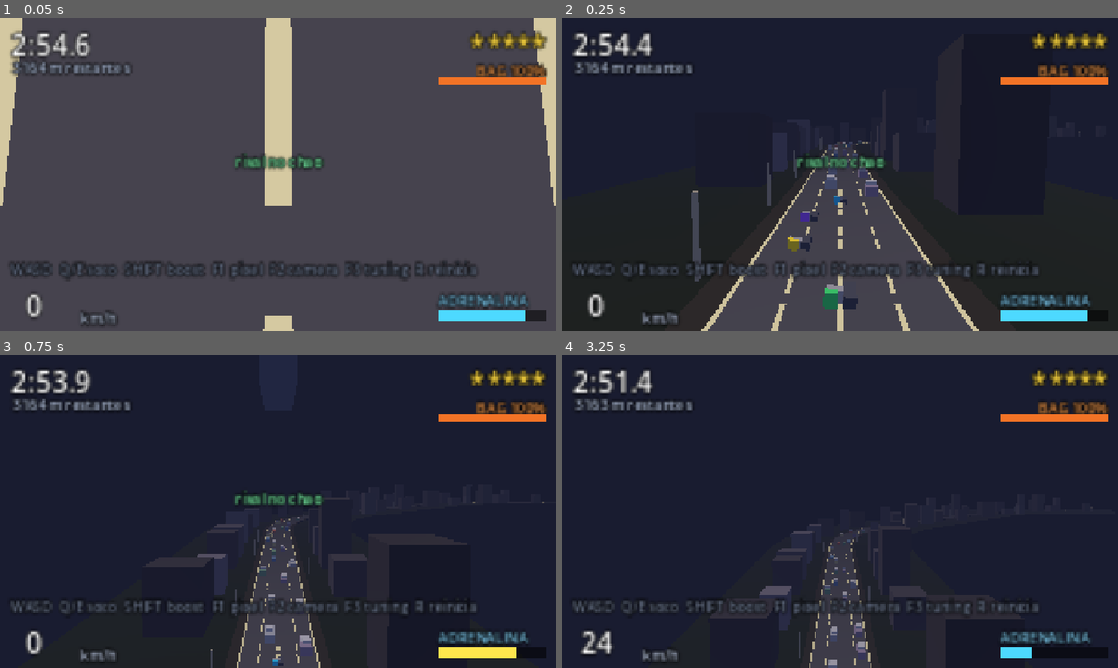
Above: before the commit, frames 1-4 (two rows, left to right).
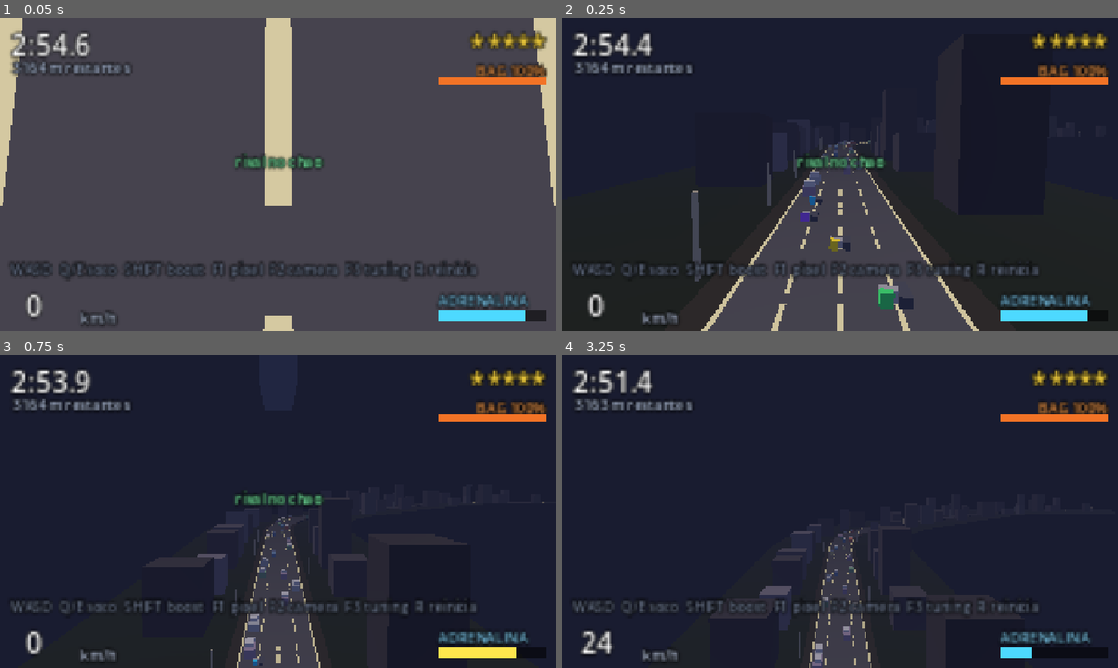
Above: after the commit, the same moments.

Repository: GuiMartins/game-project-001
Game: Godot game, scene res://scenes/main.tscn
Same seed, same stepped clock (60 frames per second), same inputs: the game is played once before the commit and once after it.
Inputs:
- Up to frame 1 (0.05 s): no input
- Up to frame 2 (0.25 s): no input
- Up to frame 3 (0.75 s): tap Enter at 0.5 s; hold E (hit_right) from 0.53 s (still down); hold Shift (ride_boost) from 0.53 s (still down)
- Up to frame 4 (3.25 s): release E (hit_right) at 1.28 s; release Shift (ride_boost) at 1.28 s; hold S (ride_brake) 1.28-2.03 s; tap W (ride_throttle) at 1.35, 2.85 s; hold E (hit_right) 2.03-2.78 s; hold Shift (ride_boost) 2.03-2.78 s; hold Up from 2.78 s (still down)

Frame 1 is identical in both runs. In frame 2, 1.5% of the frame differs, in the area x 40-64%, y 39-94%; in frame 3, 0.8%; in frame 4, 0.5%.

Commit message:
Porta de carro só em quem está encostado no meio-fio
Porta abria em qualquer carro, a qualquer velocidade, em qualquer faixa —
inclusive num carro a 25 km/h na faixa do meio, que não é susto, é bug
com cara de recurso.

Entra a noção de carro encostado: parado de verdade (velocidade zero, não
"quase") numa das duas faixas da ponta, sorteada. Encostado não muda de
faixa, porque está estacionado e não no fluxo. Só ele pode abrir porta.

Duas aleatoriedades de propósito. `door_chance` (0.6) faz nem todo
encostado abrir: se encostar fosse sinônimo de porta, a faixa da ponta
viraria regra decorada e o jogador aprenderia a nunca chegar perto em vez
de calcular o risco. E o lado da porta é sorteado, pista ou calçada —
porta previsível deixa de ser susto e vira pedágio. Antes ela abria
sempre no mesmo lado do carro.

`parked_chance` (0.3) e `door_chance` viram sliders no F3, na seção
MUNDO.

Verificado com sonda temporária, 120 s de simulação e 19 aberturas: zero
em carro não encostado, zero em movimento, zero fora das faixas da ponta,
e os dois lados usados. A corrida solta vai de 1012 para 1147 m com as
quedas caindo de 7 para 4 — menos porta aleatória, menos acidente que o
jogador não teve como ler.

Co-Authored-By: Claude Opus 5 <noreply@anthropic.com>

Diff:
--- a/scripts/traffic_car.gd
+++ b/scripts/traffic_car.gd
@@ -20,6 +20,9 @@
 var offset: float = 0.0
 var lateral: float = 0.0
 var speed: float = 0.0
+## Encostado no meio-fio: parado, numa das faixas da ponta. So quem esta
+## encostado pode abrir porta.
+var parked: bool = false
 ## Marcado quando o jogador ja pontuou a raspada neste carro, pra nao contar duas vezes.
 var near_missed: bool = false
 
@@ -27,6 +30,8 @@
 var _lane_change_timer: float = 0.0
 var _door_timer: float = 0.0
 var _door_open: bool = false
+## Este carro chega a abrir a porta em algum momento? Sorteado ao encostar.
+var _opens_door: bool = false
 var _rng := RandomNumberGenerator.new()
 var _door_mesh: MeshInstance3D
 var _door_shape: CollisionShape3D
@@ -52,27 +57,31 @@
 	add_child(roof)
 
 	_door_mesh = Greybox.box(DOOR_SIZE, Color(0.85, 0.35, 0.2), true)
-	_door_mesh.position = Vector3(-(SIZE.x + DOOR_SIZE.x) * 0.5, -0.1, 0.2)
 	_door_mesh.visible = false
 	add_child(_door_mesh)
 
 	_door_shape = Greybox.box_shape(DOOR_SIZE)
-	_door_shape.position = _door_mesh.position
 	_door_shape.disabled = true
 	add_child(_door_shape)
+	_place_door(-1)
 
 
-func setup(a_track: RoadTrack, a_offset: float, a_lateral: float, seed_value: int) -> void:
+func setup(a_track: RoadTrack, a_offset: float, a_lateral: float, seed_value: int,
+		a_parked: bool = false, a_opens_door: bool = false) -> void:
 	track = a_track
-	offset = a_offset
-	lateral = a_lateral
-	_target_lateral = a_lateral
 	_rng.seed = seed_value
-	# Transito de marginal em hora de pico: quase parado, e ai que ta a graca.
-	speed = _rng.randf_range(0.0, 7.0)
 	_lane_change_timer = _rng.randf_range(3.0, 14.0)
-	_door_timer = _rng.randf_range(6.0, 30.0)
-	_apply_transform()
+	_reset_at(a_offset, a_lateral, a_parked, a_opens_door)
+
+
+## Poe a porta de um dos lados do carro.
+##
+## Pista ou calcada, tanto faz - o que importa e voce nao poder decorar de que
+## lado ela vem. Porta previsivel deixa de ser susto e vira pedagio.
+func _place_door(side: int) -> void:
+	var at := Vector3(float(side) * (SIZE.x + DOOR_SIZE.x) * 0.5, -0.1, 0.2)
+	_door_mesh.position = at
+	_door_shape.position = at
 
 
 func _physics_process(delta: float) -> void:
@@ -82,24 +91,29 @@
 	offset += speed * delta
 	lateral = move_toward(lateral, _target_lateral, 1.6 * delta)
 
-	_lane_change_timer -= delta
-	if _lane_change_timer <= 0.0:
-		_lane_change_timer = _rng.randf_range(4.0, 16.0)
-		# Muda de faixa: o corredor que estava aberto fecha, outro abre.
-		var dir := 1.0 if _rng.randf() < 0.5 else -1.0
-		var candidate := _target_lateral + RoadTrack.LANE_WIDTH * dir
-		var limit := RoadTrack.half_width() - RoadTrack.LANE_WIDTH * 0.5
-		if absf(candidate) <= limit:
-			_target_lateral = candidate
+	# Encostado nao muda de faixa: esta estacionado, nao no fluxo.
+	if not parked:
+		_lane_change_timer -= delta
+		if _lane_change_timer <= 0.0:
+			_lane_change_timer = _rng.randf_range(4.0, 16.0)
+			# Muda de faixa: o corredor que estava aberto fecha, outro abre.
+			var dir := 1.0 if _rng.randf() < 0.5 else -1.0
+			var candidate := _target_lateral + RoadTrack.LANE_WIDTH * dir
+			var limit := RoadTrack.half_width() - RoadTrack.LANE_WIDTH * 0.5
+			if absf(candidate) <= limit:
+				_target_lateral = candidate
 
-	_door_timer -= delta
-	if _door_timer <= 0.0:
-		if _door_open:
-			_set_door(false)
-			_door_timer = _rng.randf_range(10.0, 35.0)
-		else:
-			_set_door(true)
-			_door_timer = _rng.randf_range(2.0, 4.0)
+	# `_opens_door` so e verdade em carro encostado, entao carro em movimento
+	# nunca chega aqui.
+	if _opens_door:
+		_door_timer -= delta
+		if _door_timer <= 0.0:
+			if _door_open:
+				_set_door(false)
+				_door_timer = _rng.randf_range(10.0, 35.0)
+			else:
+				_set_door(true)
+				_door_timer = _rng.randf_range(2.0, 4.0)
 
 	_apply_transform()
 
@@ -119,12 +133,24 @@
 
 
 ## Reposiciona o carro mais a frente em vez de instanciar outro.
-func recycle(a_offset: float, a_lateral: float) -> void:
+func recycle(a_offset: float, a_lateral: float, a_parked: bool = false,
+		a_opens_door: bool = false) -> void:
+	_reset_at(a_offset, a_lateral, a_parked, a_opens_door)
+
+
+## Estado comum entre nascer e ser reciclado.
+func _reset_at(a_offset: float, a_lateral: float, a_parked: bool,
+		a_opens_door: bool) -> void:
 	offset = a_offset
 	lateral = a_lateral
 	_target_lateral = a_lateral
-	speed = _rng.randf_range(0.0, 7.0)
+	parked = a_parked
+	# Transito de marginal em hora de pico: quase parado, e ai que ta a graca.
+	# Encostado e parado de verdade - zero, nao "quase".
+	speed = 0.0 if parked else _rng.randf_range(0.0, 7.0)
+	_opens_door = a_parked and a_opens_door
 	near_missed = false
 	_set_door(false)
+	_place_door(-1 if _rng.randf() < 0.5 else 1)
 	_door_timer = _rng.randf_range(6.0, 30.0)
 	_apply_transform()
--- a/scripts/world.gd
+++ b/scripts/world.gd
@@ -165,7 +165,7 @@
 func scatter_traffic_ahead(from_offset: float) -> void:
 	_spawn_cursor = from_offset + 60.0
 	for car in traffic:
-		car.recycle(_spawn_cursor, _pick_lane())
+		_place_car(car, _spawn_cursor)
 		_spawn_cursor += _rng.randf_range(
 			world_tuning.traffic_gap_min,
 			maxf(world_tuning.traffic_gap_min, world_tuning.traffic_gap_max))
@@ -173,6 +173,20 @@
 
 func _pick_lane() -> float:
 	return RoadTrack.lane_center(_rng.randi_range(0, RoadTrack.LANE_COUNT - 1))
+
+
+## Sorteia como o carro entra: encostado no meio-fio ou no fluxo.
+##
+## So encostado abre porta - e nem todo encostado abre. Se encostar fosse
+## sinonimo de porta, a faixa da ponta viraria regra decorada em vez de aposta,
+## e o jogador aprenderia a nunca chegar perto em vez de calcular o risco.
+func _place_car(car: TrafficCar, at_offset: float) -> void:
+	if _rng.randf() < world_tuning.parked_chance:
+		var curb := 0 if _rng.randf() < 0.5 else RoadTrack.LANE_COUNT - 1
+		car.recycle(at_offset, RoadTrack.lane_center(curb), true,
+			_rng.randf() < world_tuning.door_chance)
+	else:
+		car.recycle(at_offset, _pick_lane(), false, false)
 
 
 func _spawn_rivals() -> void:
@@ -221,13 +235,10 @@
 	while traffic.size() < want:
 		var arriving := TrafficCar.new()
 		add_child(arriving)
+		arriving.setup(track, 0.0, 0.0, _rng.randi())
 		# Entra pela frente, fora de vista - carro que aparece do nada no meio
 		# da tela e carro que o jogador nao teve chance de desviar.
-		arriving.setup(
-			track,
-			player.track_offset + world_tuning.traffic_ahead,
-			_pick_lane(),
-			_rng.randi())
+		_place_car(arriving, player.track_offset + world_tuning.traffic_ahead)
 		traffic.append(arriving)
 
 
@@ -235,7 +246,7 @@
 	var front := player.track_offset + world_tuning.traffic_ahead
 	for car in traffic:
 		if car.offset < player.track_offset - world_tuning.traffic_behind:
-			car.recycle(front + _rng.randf_range(0.0, 14.0), _pick_lane())
+			_place_car(car, front + _rng.randf_range(0.0, 14.0))
 
 
 ## Raspada no corredor: passar rente a um carro parado, rapido.
--- a/scripts/world_tuning.gd
+++ b/scripts/world_tuning.gd
@@ -34,6 +34,24 @@
 ## Quantos metros atras do jogador o carro e recolhido pra reciclagem.
 @export_range(20.0, 200.0, 5.0) var traffic_behind: float = 30.0
 
+## Fracao dos carros que entra encostada no meio-fio, parada.
+##
+## Encostado quer dizer parado numa das faixas da ponta - a da esquerda ou a
+## da direita, sorteada. So carro encostado pode abrir porta: carro andando no
+## meio da pista abrindo porta e bug com cara de recurso.
+##
+## Tambem e o numero que decide se as faixas da ponta valem a pena. Alto
+## demais e elas viram parede, e o jogo perde duas das quatro faixas.
+@export_range(0.0, 1.0, 0.05) var parked_chance: float = 0.3
+
+## Fracao dos carros encostados que chega a abrir a porta em algum momento.
+##
+## Abaixo de 1.0 encostar nao e sinonimo de perigo, e ai a faixa da ponta vira
+## uma aposta em vez de uma regra decorada. O lado que a porta abre tambem e
+## sorteado - pra pista ou pra calcada.
+@export_range(0.0, 1.0, 0.05) var door_chance: float = 0.6
+
+
 @export_group("Rivais")
 
 ## Quantos rivais correm junto. Muda na proxima corrida (R), nao ao vivo:
Not shown, changed: docs/PROTOTIPO.md
